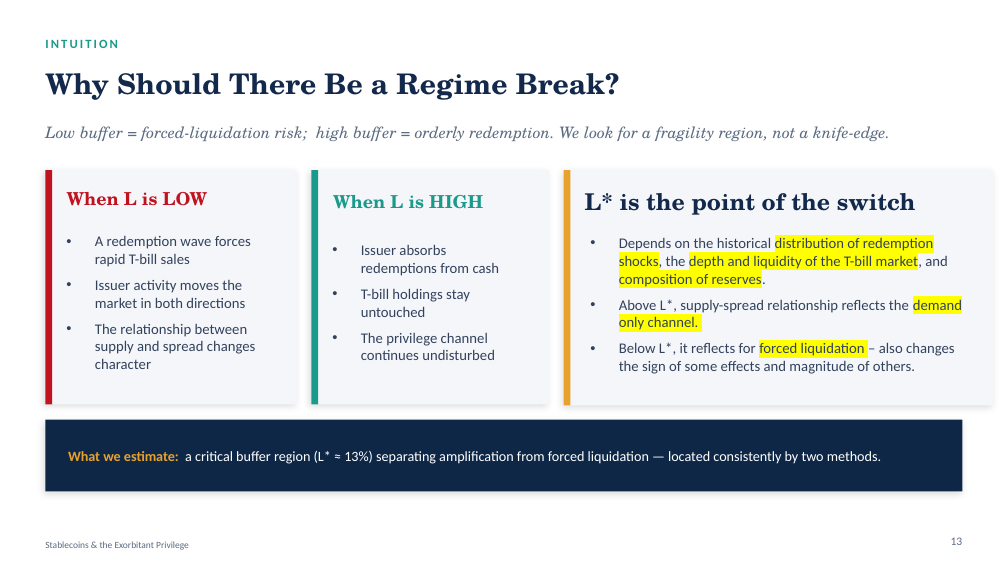
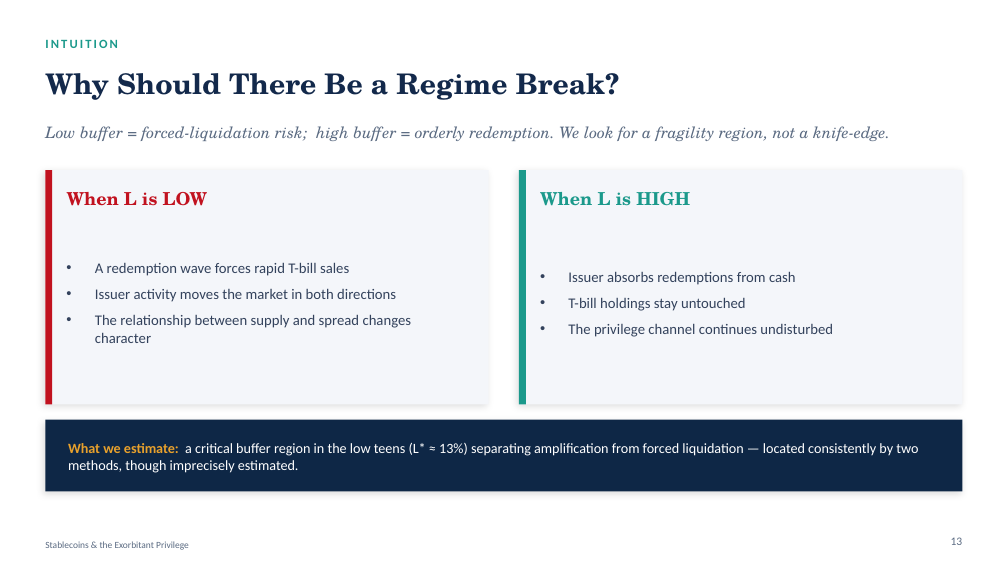
Before and after one commit to kimmireu0921/Stablecoins-and-the-Exorbitant-Privilege, a slide deck: slide 13 of presentations/0609_FINAL_merged_Stablecoin_Privilege.pptx. Drawn at 1008x567 pixels with LibreOffice and Linux fonts; fonts in the diff are those of the drawing. Boxes give left, top, right and bottom in pixels: in the first picture for what was removed or moved away, otherwise in the second. Text is boxed around its words. In the diff, an @@ line names an element or a change of style, - is before the commit and + after.

```diff
--- a/presentations/0609_FINAL_merged_Stablecoin_Privilege.pptx
+++ b/presentations/0609_FINAL_merged_Stablecoin_Privilege.pptx
@@ rectangle: place and size @@
-rectangle at [45, 170, 297, 405]
+rectangle at [45, 170, 489, 405]
@@ rectangle removed at [312, 170, 550, 405] @@
@@ rectangle: place and size @@
-rectangle at [312, 170, 318, 405]
+rectangle at [520, 170, 526, 405]
@@ rectangle: place and size @@
-rectangle at [563, 170, 993, 405]
+rectangle at [520, 170, 963, 405]
@@ rectangle removed at [563, 170, 570, 405] @@
@@ text "When L is HIGH": place and size @@
-text "When L is HIGH" at [333, 195, 483, 209]
+text "When L is HIGH" at [540, 192, 690, 206]
@@ text removed at [585, 193, 916, 215] @@
-L* is the point of the switch
@@ text "A redemption wave forces rapid ..." rewrapped from [95, 236, 256, 369] to [95, 262, 412, 343] @@
@@ text "Issuer absorbs redemptions from cash" rewrapped from [361, 244, 500, 360] to [568, 271, 833, 337] @@
@@ text removed at [619, 237, 962, 374] @@
-• Depends on the historical distribution of redemption shocks, the depth and liquidity of the T-bill market, and composition of reserves.
-• Above L*, supply-spread relationship reflects the demand only channel.
-• Below L*, it reflects for forced liquidation – also changes the sign of some effects and magnitude of others.
@@ text at [68, 443, 918, 473]: text changed @@
-What we estimate: a critical buffer region (L* ≈ 13%) separating amplification from forced liquidation — located consistently by two methods.
+What we estimate: a critical buffer region in the low teens (L* ≈ 13%) separating amplification from forced liquidation — located consistently by two methods, though imprecisely estimated.
```
Also in this commit, not shown: 3 other slides changed.
